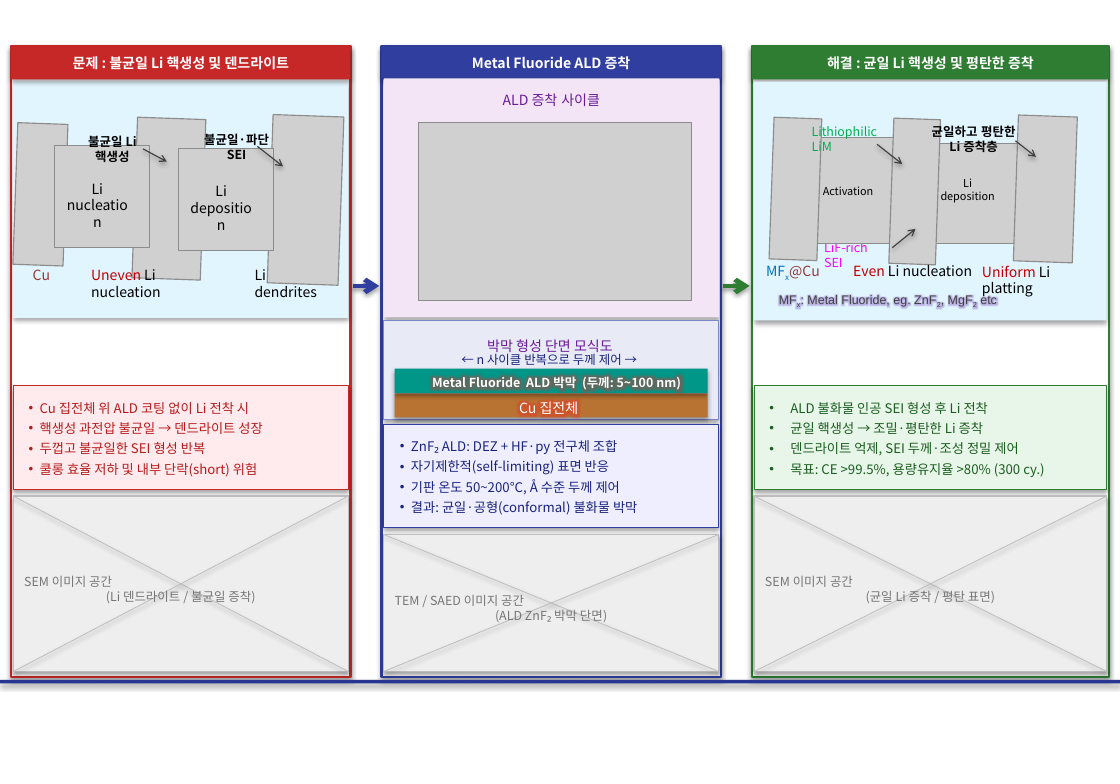
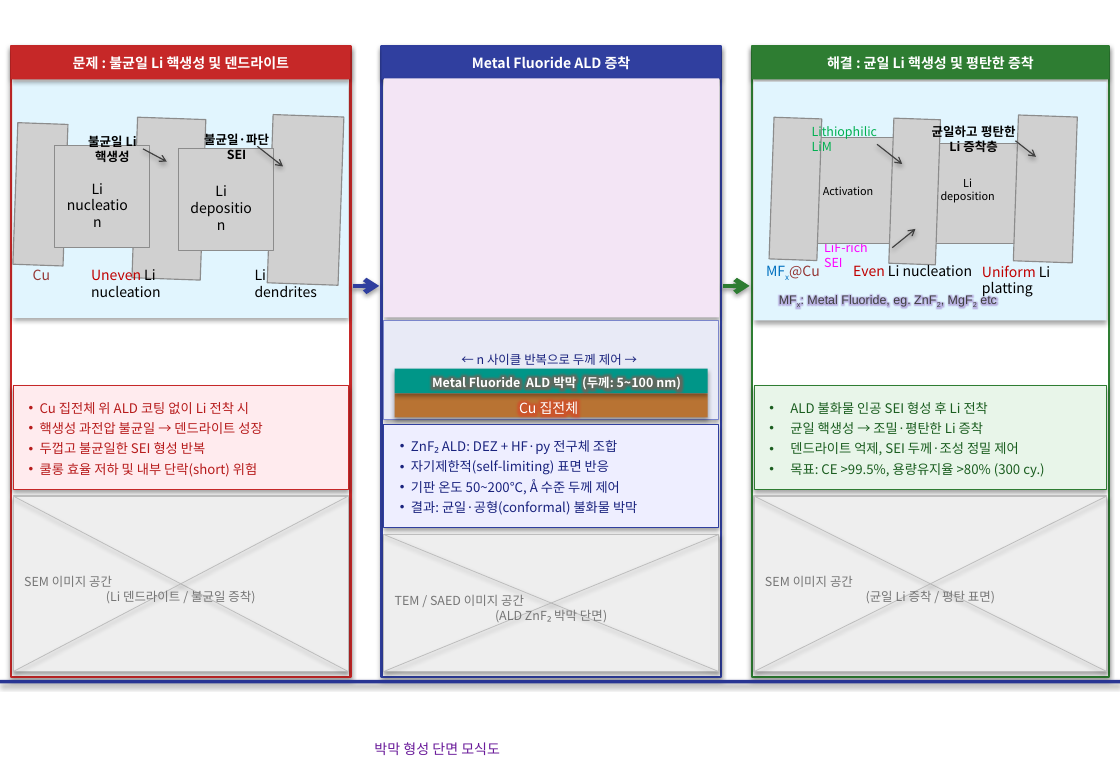
Before and after one commit to Logos365/SMLEE, a slide deck: slide 3 of 030_Project/032_Proposed Project/09_개인기초 2차/그림2_연구로드맵.pptx. Drawn at 1120x784 pixels with LibreOffice and Linux fonts; fonts in the diff are those of the drawing; grey boxes stand for pictures. Boxes give left, top, right and bottom in pixels: in the first picture for what was removed or moved away, otherwise in the second. Text is boxed around its words. In the diff, an @@ line names an element or a change of style, - is before the commit and + after.

```diff
--- a/030_Project/032_Proposed Project/09_개인기초 2차/그림2_연구로드맵.pptx
+++ b/030_Project/032_Proposed Project/09_개인기초 2차/그림2_연구로드맵.pptx
@@ text removed at box(503, 93, 600, 106) @@
-ALD 증착 사이클
@@ picture removed at box(419, 123, 691, 301) @@
@@ text "박막 형성 단면 모식도": place and size @@
-text "박막 형성 단면 모식도" at box(487, 339, 613, 355)
+text "박막 형성 단면 모식도" at box(374, 742, 500, 755)
```
Also in this commit, not shown: 1 other slide changed.
